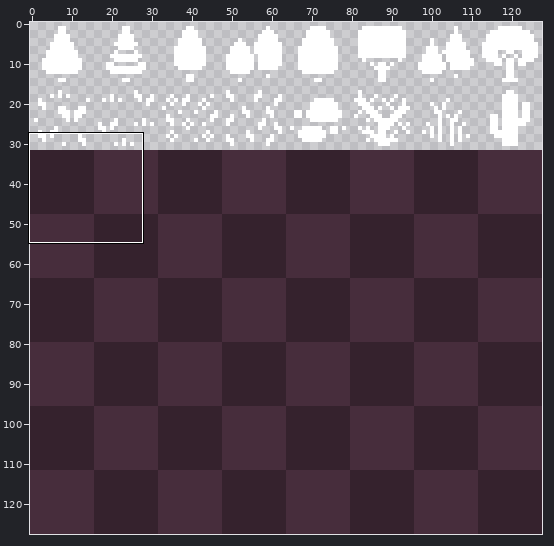
File history of a sprite sheet, assets/images/tile.png. Above: a wide view before the commit, with the close-up outlined.
Close-up. Earlier state:
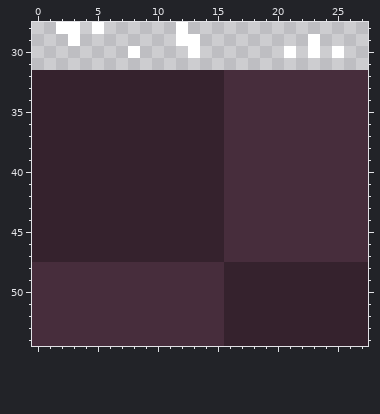
The file is 128x128 pixels. Shown: x 0..27, y 28..54.
Once edited:
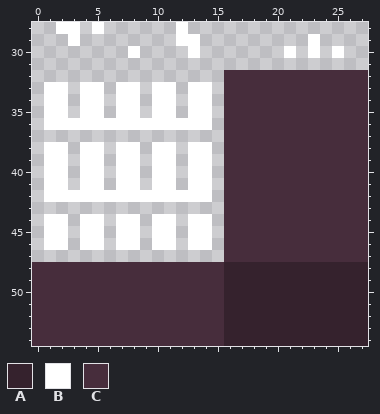
Palette (. is transparent): A #35222d  B #ffffff  C #472d3c
The exact change:
y 32: x 0..15 AAAAAAAAAAAAAAAA -> ................
y 33..35: x 0..15 AAAAAAAAAAAAAAAA -> .BB.BB.BB.BB.BB.
y 36: x 0..15 AAAAAAAAAAAAAAAA -> .BBBBBBBBBBBBBB.
y 37: x 0..15 AAAAAAAAAAAAAAAA -> ................
y 38..41: x 0..15 AAAAAAAAAAAAAAAA -> .BB.BB.BB.BB.BB.
y 42: x 0..15 AAAAAAAAAAAAAAAA -> .BBBBBBBBBBBBBB.
y 43: x 0..15 AAAAAAAAAAAAAAAA -> ................
y 44..46: x 0..15 AAAAAAAAAAAAAAAA -> .BB.BB.BB.BB.BB.
y 47: x 0..15 AAAAAAAAAAAAAAAA -> ................
Changed places in both close-ups, as pixel boxes (x1, y1, x2, y2):
changed: (32, 70, 224, 262)
